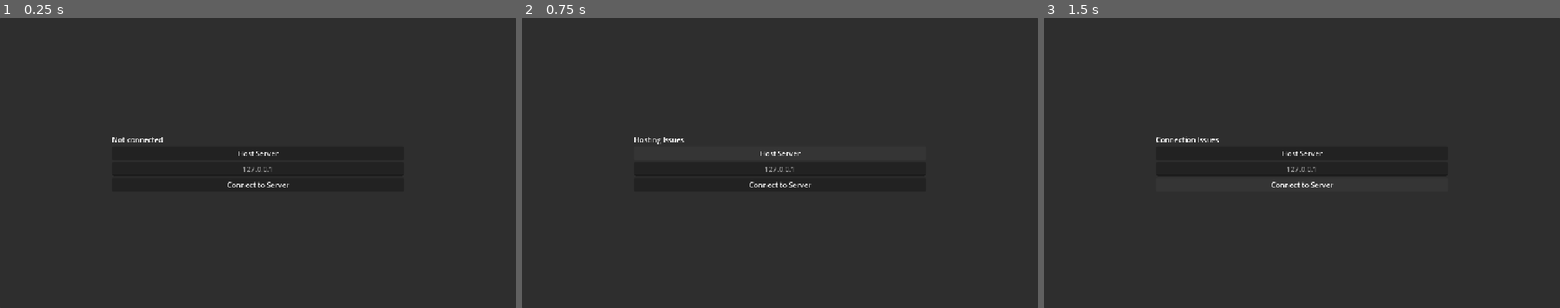
Above: before the commit, frames 1-3 (left to right).
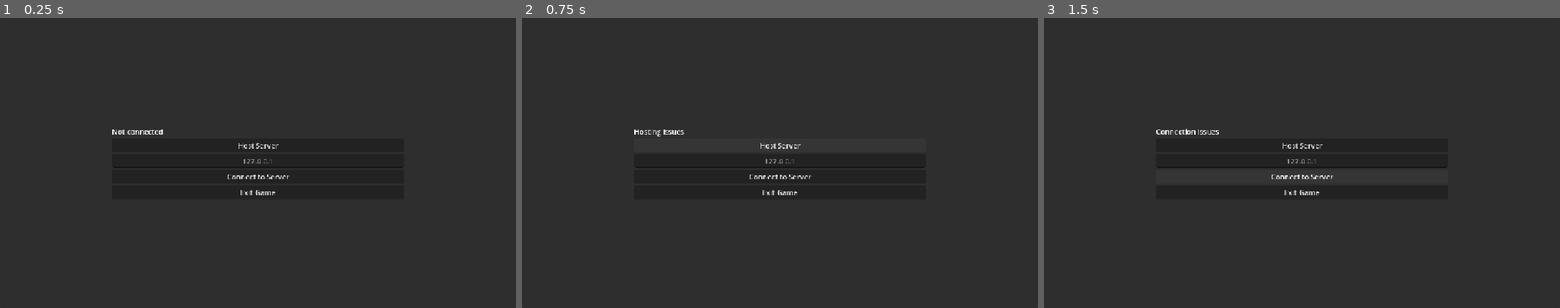
Above: after the commit, the same moments.

Repository: amelecanape/ippgamejam
Game: Godot game, scene res://scenes/main.tscn
The game is run twice, just before and just after one commit, with the same random seed, the same clock (stepped at 60 frames per second) and the same inputs.
Inputs:
- Up to frame 1 (0.25 s): no input
- Up to frame 2 (0.75 s): click "Host Server" at 0.5 s
- Up to frame 3 (1.5 s): click "Connect to Server" at 1.25 s

The runs differ from the first frame. In frame 1, 0.7% of the frame differs, in the area x 21-57%, y 38-62%; in frame 2, 0.6%; in frame 3, 0.8%, in the area x 21-79%, y 38-62%.

Commit message:
added end round screen, ready up, and exit game button

Diff:
--- a/scenes/main.tscn
+++ b/scenes/main.tscn
@@ -51,8 +51,13 @@
 layout_mode = 2
 text = "Connect to Server"
 
+[node name="ExitGame" type="Button" parent="MainMenuCanvas/MainMenu/MarginContainer/VBoxContainer" unique_id=920317894]
+layout_mode = 2
+text = "Exit Game"
+
 [node name="Lobby" type="PanelContainer" parent="MainMenuCanvas" unique_id=728347574]
 unique_name_in_owner = true
+visible = false
 anchors_preset = 15
 anchor_right = 1.0
 anchor_bottom = 1.0
@@ -85,11 +90,49 @@
 layout_mode = 2
 text = "Start Round"
 
+[node name="Ready" type="Button" parent="MainMenuCanvas/Lobby/MarginContainer/VBoxContainer" unique_id=893815433]
+unique_name_in_owner = true
+layout_mode = 2
+text = "Ready"
+
 [node name="Disconnect" type="Button" parent="MainMenuCanvas/Lobby/MarginContainer/VBoxContainer" unique_id=981787417]
 layout_mode = 2
 text = "Disconnect"
 
+[node name="RoundSumary" type="PanelContainer" parent="MainMenuCanvas" unique_id=1046504758]
+unique_name_in_owner = true
+anchors_preset = 15
+anchor_right = 1.0
+anchor_bottom = 1.0
+grow_horizontal = 2
+grow_vertical = 2
+
+[node name="MarginContainer" type="MarginContainer" parent="MainMenuCanvas/RoundSumary" unique_id=1614665701]
+layout_mode = 2
+theme_override_constants/margin_left = 250
+theme_override_constants/margin_top = 125
+theme_override_constants/margin_right = 250
+theme_override_constants/margin_bottom = 125
+
+[node name="VBoxContainer" type="VBoxContainer" parent="MainMenuCanvas/RoundSumary/MarginContainer" unique_id=24257310]
+layout_mode = 2
+alignment = 1
+
+[node name="RoundResult" type="Label" parent="MainMenuCanvas/RoundSumary/MarginContainer/VBoxContainer" unique_id=521083585]
+unique_name_in_owner = true
+layout_mode = 2
+text = "Players Connected"
+horizontal_alignment = 1
+
+[node name="ReturnToLobby" type="Button" parent="MainMenuCanvas/RoundSumary/MarginContainer/VBoxContainer" unique_id=1124690466]
+unique_name_in_owner = true
+layout_mode = 2
+text = "Return to Lobby"
+
 [connection signal="pressed" from="MainMenuCanvas/MainMenu/MarginContainer/VBoxContainer/HostServer" to="." method="_on_host_server_pressed"]
 [connection signal="pressed" from="MainMenuCanvas/MainMenu/MarginContainer/VBoxContainer/ConnectToServer" to="." method="_on_connect_to_server_pressed"]
+[connection signal="pressed" from="MainMenuCanvas/MainMenu/MarginContainer/VBoxContainer/ExitGame" to="." method="_on_exit_game_pressed"]
 [connection signal="pressed" from="MainMenuCanvas/Lobby/MarginContainer/VBoxContainer/StartRound" to="." method="_on_start_round_pressed"]
+[connection signal="pressed" from="MainMenuCanvas/Lobby/MarginContainer/VBoxContainer/Ready" to="." method="_on_ready_pressed"]
 [connection signal="pressed" from="MainMenuCanvas/Lobby/MarginContainer/VBoxContainer/Disconnect" to="." method="_on_disconnect_pressed"]
+[connection signal="pressed" from="MainMenuCanvas/RoundSumary/MarginContainer/VBoxContainer/ReturnToLobby" to="." method="_on_return_to_lobby_pressed"]
--- a/scripts/main.gd
+++ b/scripts/main.gd
@@ -20,6 +20,14 @@
 @onready var lobby : Control = $%Lobby
 @onready var connected_players : Control = $%ConnectedPlayers
 @onready var start_round : Button = $%StartRound
+@onready var ready_button : Button = $%Ready
+
+const DETECTIVE_WON : String = "Detective Won!"
+const SPIES_WON : String = "Spies Won!"
+@onready var round_result : Label = $%RoundResult
+@onready var round_sumary : Control = $%RoundSumary
+
+var ready_players : Array[int] = []
 
 func _ready() -> void:
 	Lobby.server_disconnected.connect(_on_server_disconnect)
@@ -30,13 +38,21 @@
 func switch_to_menu() -> void:
 	main_menu.visible = true
 	lobby.visible = false
+	round_sumary.visible = false
 	for c : Node in connected_players.get_children():
 		c.queue_free()
 
 func switch_to_lobby() -> void:
 	main_menu.visible = false
 	lobby.visible = true
-	start_round.disabled = not multiplayer.is_server()
+	start_round.disabled = true
+	ready_button.disabled = false
+	round_sumary.visible = false
+
+func switch_to_round_sumary() -> void:
+	main_menu.visible = false
+	lobby.visible = false
+	round_sumary.visible = true
 
 func _on_player_connected(peer_id : int, player_name : String) -> void:
 	var label : ConnectPlayerLabel = lobby_entry_scene.instantiate() as ConnectPlayerLabel
@@ -45,12 +61,14 @@
 	connected_players.add_child(label)
 
 func _on_player_disconnected(peer_id : int) -> void:
+	ready_players.erase(peer_id)
 	for l : ConnectPlayerLabel in connected_players.get_children():
 		if l.player_id == peer_id:
 			connected_players.remove_child(l)
 			return
 
 func _on_server_disconnect() -> void:
+		ready_players.clear()
 		connection_status.text = DISCONNECTED
 		switch_to_menu()
 
@@ -90,10 +108,35 @@
 	round_instance.round_end.connect(_on_round_end)
 	add_child(round_instance)
 
-func _on_round_end(_detective_won: bool) -> void:
-	free_round.rpc()
+func _on_round_end(detective_won: bool) -> void:
+	end_round.rpc(detective_won)
 
 @rpc("call_local", "reliable")
-func free_round():
+func end_round(detective_won: bool):
+	ready_players.clear()
 	round_instance.queue_free()
 	main_menu_canvas.visible = true
+	round_result.text = DETECTIVE_WON if detective_won else SPIES_WON
+	switch_to_round_sumary()
+
+func _on_ready_pressed() -> void:
+	ready_up.rpc()
+	ready_button.disabled = true
+
+@rpc("any_peer", "call_local", "reliable")
+func ready_up() -> void:
+	var sender_id = multiplayer.get_remote_sender_id()
+	if not ready_players.has(sender_id):
+		ready_players.append(sender_id)
+	if multiplayer.is_server():
+		for id : int in Lobby.connected_players.keys():
+			if not ready_players.has(id):
+				return
+		start_round.disabled = false
+
+func _on_return_to_lobby_pressed() -> void:
+	switch_to_lobby()
+
+
+func _on_exit_game_pressed() -> void:
+	get_tree().quit()
